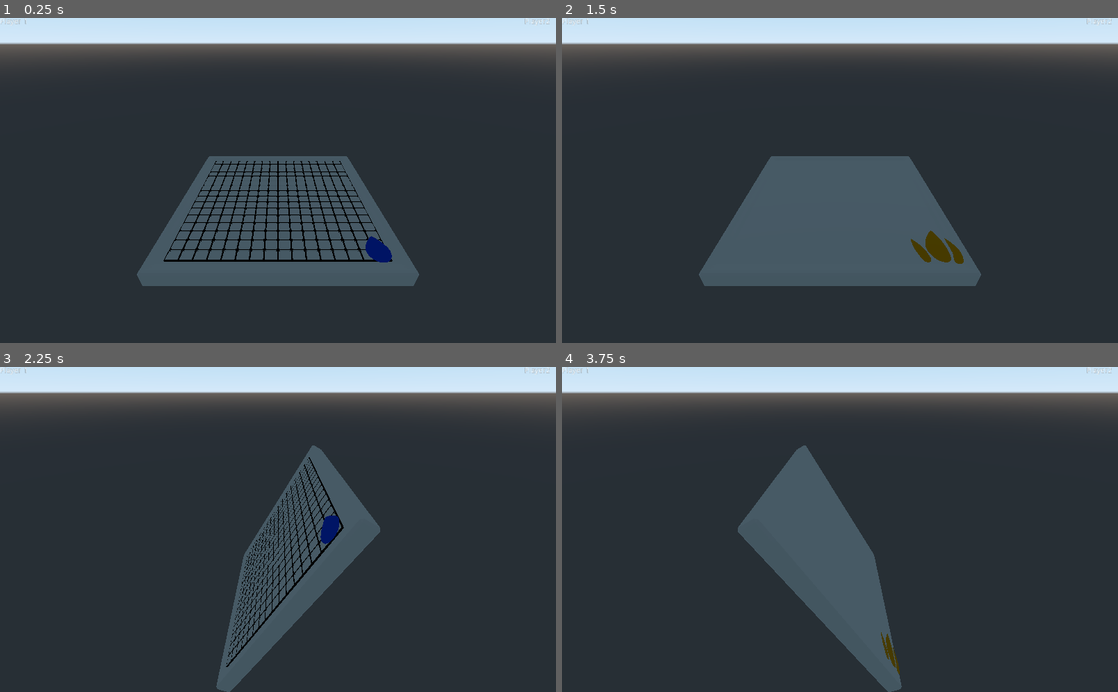
Above: before the commit, frames 1-4 (two rows, left to right).
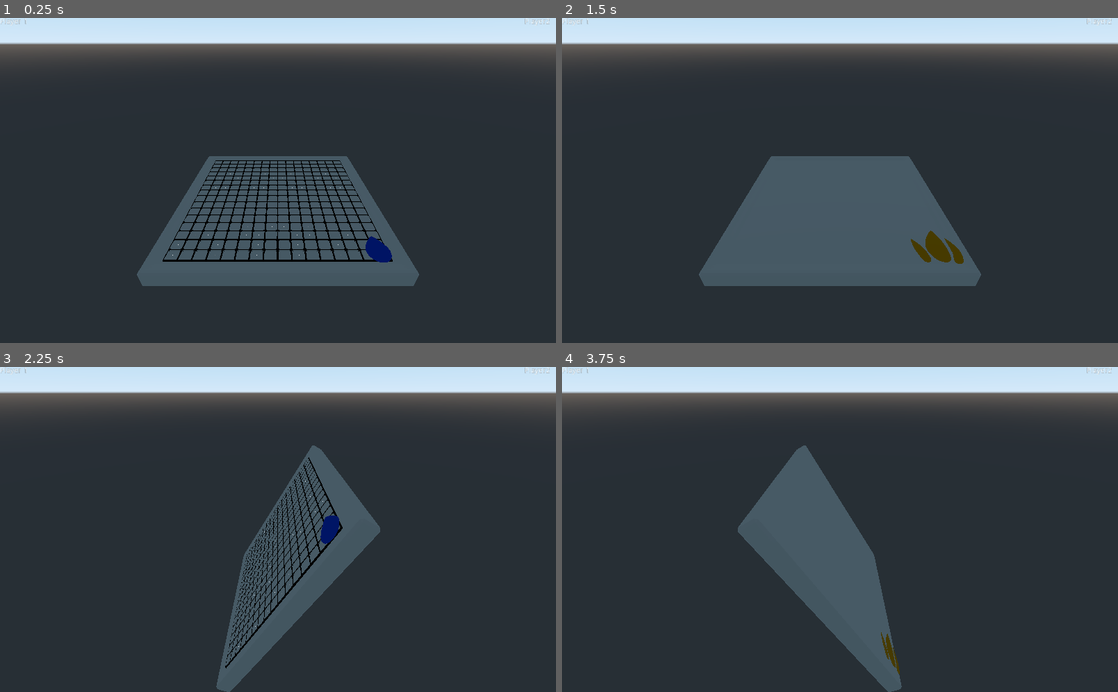
Above: after the commit, the same moments.

Repository: iPomme/GGJ_2022
Game: Godot game, scene res://Root.tscn
Two runs of this game, one before a commit and one after it. Both use one fixed random seed, a clock stepped at 60 frames per second and the inputs below.
Inputs (mouse positions are in pixels of both pictures, inside the frame that each line leads up to):
- Up to frame 1 (0.25 s): no input
- Up to frame 2 (1.5 s): tap Enter at 0.5 s; move the mouse to (962, 164) at 0.52 s; hold F 0.53-1.28 s; click (962, 164) at 0.67 s; tap Space at 1.25 s; move the mouse to (728, 196) at 1.27 s; tap F at 1.35 s; click (728, 196) at 1.42 s
- Up to frame 3 (2.25 s): tap Enter at 2 s; move the mouse to (333, 458) at 2.02 s; hold F from 2.03 s (still down); click (333, 458) at 2.17 s
- Up to frame 4 (3.75 s): tap Space at 2.75 s; move the mouse to (812, 594) at 2.77 s; release F at 2.78 s; tap F at 2.85 s; click (812, 594) at 2.92 s; tap Enter at 3.5 s; move the mouse to (1006, 578) at 3.52 s; hold F from 3.53 s (still down); click (1006, 578) at 3.67 s

The runs differ from the first frame. In frame 1, 1.1% of the frame differs, in the area x 29-71%, y 43-75%; in frame 2, nothing differs; in frame 3, 1.7%, in the area x 40-62%, y 27-93%; in frame 4, nothing differs.

Commit message:
Add click on cells and update cell value

Diff:
--- /dev/null
+++ b/cell/Viewport.gd
@@ -0,0 +1,17 @@
+tool
+extends Viewport
+
+
+# Declare member variables here. Examples:
+# var a = 2
+# var b = "text"
+
+
+# Called when the node enters the scene tree for the first time.
+func _ready():
+	pass # Replace with function body.
+
+
+# Called every frame. 'delta' is the elapsed time since the previous frame.
+func _process(delta):
+	size = $Label.rect_size
--- /dev/null
+++ b/cell/cell.gd
@@ -0,0 +1,21 @@
+extends Spatial
+
+
+# Declare member variables here. Examples:
+var level = 0
+var currentside = -1
+
+
+# Called when the node enters the scene tree for the first time.
+func _ready():
+	pass # Replace with function body.
+
+
+# Called every frame. 'delta' is the elapsed time since the previous frame.
+func _process(delta):
+	$Sprite3D/Viewport/Label.text = str(level)
+
+func _on_StaticBody_input_event(camera, event, position, normal, shape_idx):
+	if (event is InputEventMouseButton and event.pressed and event.button_index == BUTTON_LEFT):
+		print_debug("cell: " + str(self.name))
+		level += currentside
--- a/cell/cell.tscn
+++ b/cell/cell.tscn
@@ -1,5 +1,45 @@
-[gd_scene load_steps=2 format=2]
+[gd_scene load_steps=6 format=2]
 
 [ext_resource path="res://cell/3D/cell.fbx" type="PackedScene" id=1]
+[ext_resource path="res://cell/cell.gd" type="Script" id=2]
+[ext_resource path="res://cell/Viewport.gd" type="Script" id=3]
+
+[sub_resource type="ViewportTexture" id=2]
+viewport_path = NodePath("Sprite3D/Viewport")
+
+[sub_resource type="BoxShape" id=1]
+extents = Vector3( 0.213182, 0.11643, 0.2001 )
 
 [node name="cell" instance=ExtResource( 1 )]
+script = ExtResource( 2 )
+
+[node name="Sprite3D" type="Sprite3D" parent="." index="0"]
+transform = Transform( 0.597178, 0, 0, 0, -2.61882e-08, 0.99884, 0, -0.599115, -4.36607e-08, 0, 0.0263866, 0.0690242 )
+texture = SubResource( 2 )
+
+[node name="Viewport" type="Viewport" parent="Sprite3D" index="0"]
+size = Vector2( 100, 100 )
+transparent_bg = true
+render_target_v_flip = true
+script = ExtResource( 3 )
+
+[node name="Label" type="Label" parent="Sprite3D/Viewport" index="0"]
+size_flags_vertical = 0
+size_flags_stretch_ratio = 12.6
+text = "100"
+align = 1
+valign = 1
+
+[node name="Camera" type="Camera" parent="." index="1"]
+transform = Transform( 1, 0, 0, 0, 0.0418931, 0.999122, 0, -0.999122, 0.0418931, 0.0811772, 2.12882, 0.16876 )
+
+[node name="StaticBody" type="StaticBody" parent="." index="2"]
+
+[node name="CollisionShape" type="CollisionShape" parent="StaticBody" index="0"]
+transform = Transform( 2.45711, 0, 0, 0, 1.9396, 0, 0, 0, 2.44778, 0, -0.172595, 0.0544029 )
+shape = SubResource( 1 )
+
+[node name="Cube001" parent="RootNode" index="0"]
+transform = Transform( 0.5, 0, 0, 0, 0.0171308, 0, 0, 0, 0.5, -0.0274432, 0.0143859, 0.0608714 )
+
+[connection signal="input_event" from="StaticBody" to="." method="_on_StaticBody_input_event"]
--- a/hud/hud.tscn
+++ b/hud/hud.tscn
@@ -3,6 +3,7 @@
 [node name="Control" type="Control"]
 anchor_right = 1.0
 anchor_bottom = 1.0
+margin_bottom = -511.0
 __meta__ = {
 "_edit_use_anchors_": false
 }
--- a/playArea/playArea.gd
+++ b/playArea/playArea.gd
@@ -21,7 +21,7 @@
 			print_debug("sclaing: %s" % scaling)
 			cellTmp.scale.x = scaling
 			cellTmp.scale.z = scaling
-			cellTmp.transform.origin = Vector3((x+.5)*scaling,0,(y+.5)*scaling)
+			cellTmp.transform.origin = Vector3((x+.5)*scaling,.15,(y+.5)*scaling)
 			movingNode.add_child(cellTmp)
 
 func _input(ev):
@@ -33,6 +33,8 @@
 			 $AnimationPlayer.play_backwards("boardFlip")
 		currentPlayer = -currentPlayer
 		print_debug("current player is " + currentPlayer as String)
+
+
 # Called every frame. 'delta' is the elapsed time since the previous frame.
 #func _process(delta):
 #	pass
--- a/playArea/playArea.tscn
+++ b/playArea/playArea.tscn
@@ -33,4 +33,4 @@
 anims/boardFlip = SubResource( 1 )
 
 [node name="Camera" type="Camera" parent="."]
-transform = Transform( 1, 0, 0, 0, 0.818972, 0.573834, 0, -0.573834, 0.818972, 0, 2.28472, 5.38884 )
+transform = Transform( 1, 0, 0, 0, 0.40511, 0.914268, 0, -0.914268, 0.40511, -0.01, 4.135, 2.19 )
